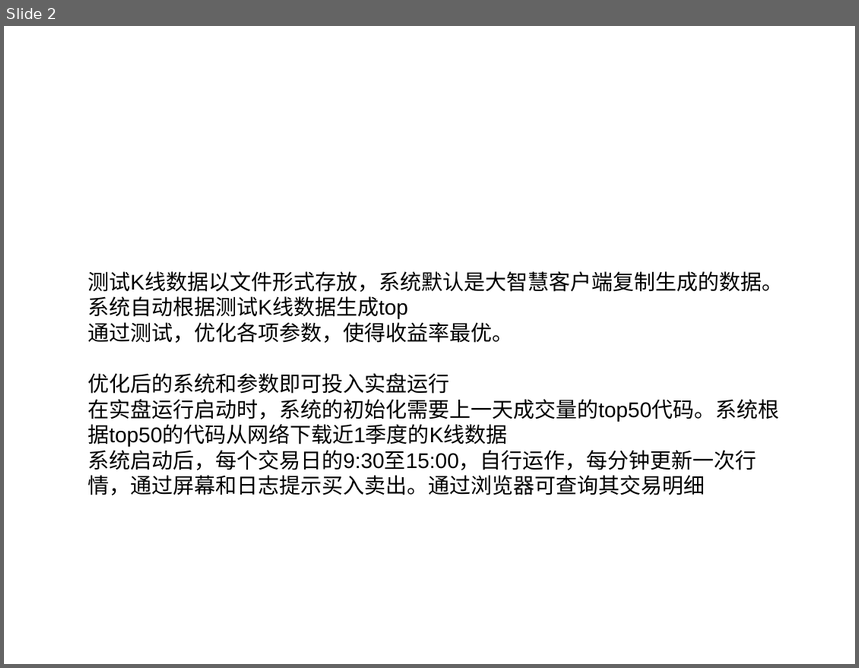
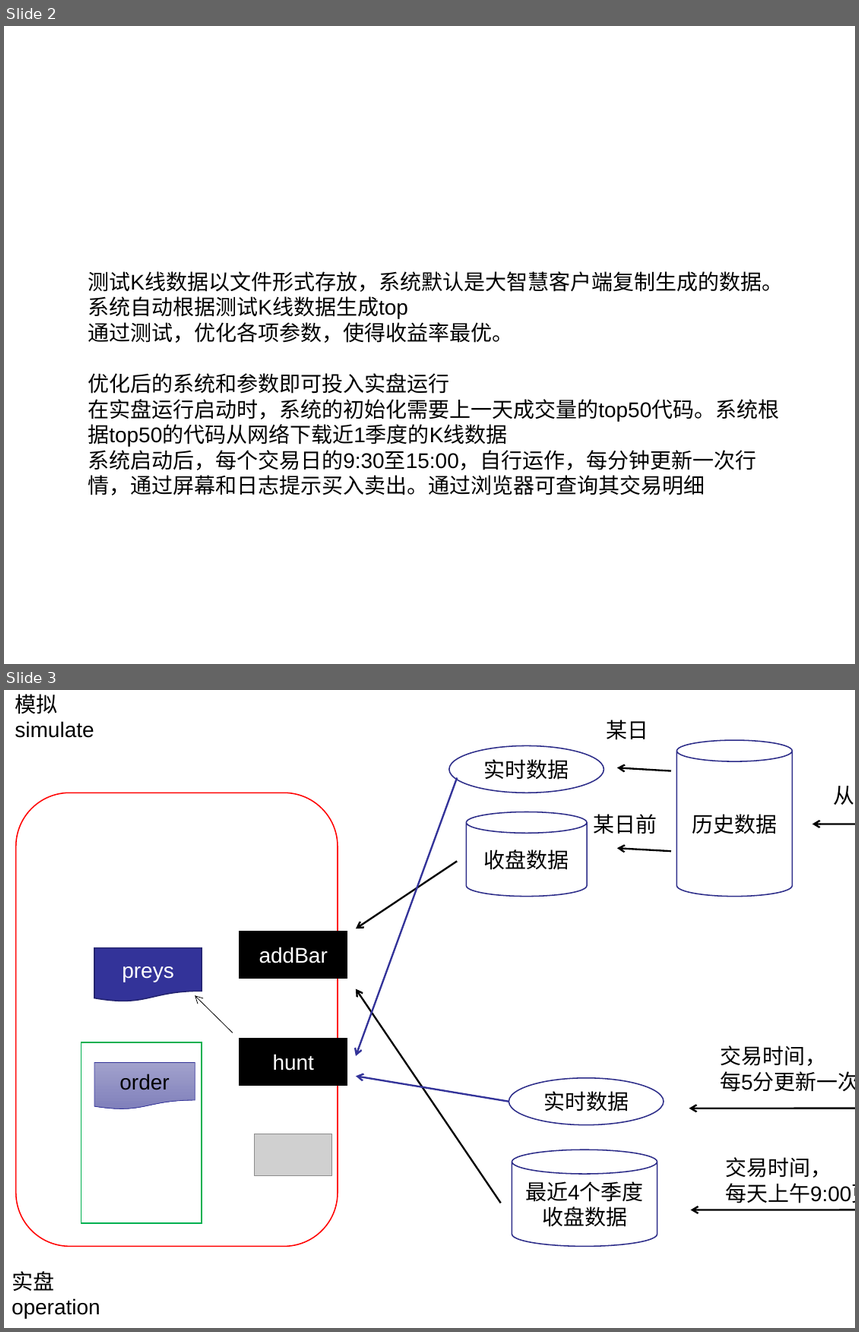
Before and after one commit to dofoyo/turtle, a slide deck: turtle design.ppt. Shown one above the other, each under a label of ours: slide 2 before the commit, slides 2 and 3 after it. The pictures are 859x668 and 859x1332 pixels, drawn with LibreOffice and Linux fonts; fonts in the diff are those of the drawing; grey boxes stand for pictures. Boxes give left, top, right and bottom in pixels: in the first picture for what was removed or moved away, otherwise in the second. Text is boxed around its words. In the diff, an @@ line names an element or a change of style, - is before the commit and + after.

```diff
--- a/turtle design.ppt
+++ b/turtle design.ppt
@@ slide 3 added at bbox=[4, 690, 855, 1328], background #FFFFFF @@
@@ text added at bbox=[15, 694, 94, 738], 18 pt, text #000000 @@
+模拟
+simulate
@@ text added at bbox=[607, 720, 649, 740], 18 pt, text #000000 @@
+某日
@@ ellipse added at bbox=[449, 746, 604, 793], fill #FFFFFF, outline #2D2D89 0.99 pt, 18 pt, text #000000 @@
+实时数据
@@ cylinder added at bbox=[677, 740, 793, 897], fill #FFFFFF, outline #2D2D89 0.99 pt, 18 pt, text #000000 @@
+历史数据
@@ arrow added from (457, 777) to (356, 1056), #333399 1.5 pt @@
@@ arrow added from (671, 771) to (617, 768), #000000 1.5 pt @@
@@ freeform shape added at bbox=[16, 793, 338, 1246], outline #FF0000 0.99 pt @@
@@ text added at bbox=[833, 786, 855, 805], 18 pt, text #000000 @@
+从大智慧软件导出
@@ cylinder added at bbox=[466, 812, 587, 896], fill #FFFFFF, outline #2D2D89 0.99 pt, 18 pt, text #000000 @@
+收盘数据
@@ text added at bbox=[593, 814, 657, 834], 18 pt, text #000000 @@
+某日前
@@ arrow added from (855, 824) to (813, 825), #000000 1.5 pt @@
@@ arrow added from (671, 851) to (617, 848), #000000 1.5 pt @@
@@ arrow added from (457, 861) to (356, 929), #000000 1.5 pt @@
@@ rectangle added at bbox=[240, 932, 347, 979], fill #000000, outline #000000 0.99 pt, 18 pt, text #FFFFFF @@
+addBar
@@ flow chart document added at bbox=[94, 948, 202, 1002], fill #333399, outline #23236F 0.99 pt, 18 pt, text #FFFFFF @@
+preys
@@ arrow added from (233, 1033) to (195, 996), #000000 0.51 pt @@
@@ arrow added from (501, 1203) to (356, 989), #000000 1.5 pt @@
@@ rectangle added at bbox=[81, 1043, 202, 1224], outline #00B050 0.99 pt @@
@@ rectangle added at bbox=[240, 1038, 347, 1085], fill #000000, outline #000000 0.99 pt, 18 pt, text #FFFFFF @@
+hunt
@@ text added at bbox=[720, 1046, 855, 1092], 18 pt, text #000000 @@
+交易时间，
+每5分更新一次
@@ flow chart document added at bbox=[94, 1063, 195, 1110], fill gradient #A1A1CC to #8080BB, outline #333399 0.51 pt, 18 pt, text #000000 @@
+order
@@ arrow added from (509, 1102) to (356, 1076), #333399 1.5 pt @@
@@ ellipse added at bbox=[509, 1078, 664, 1125], fill #FFFFFF, outline #2D2D89 0.99 pt, 18 pt, text #000000 @@
+实时数据
@@ arrow added from (855, 1109) to (690, 1109), #000000 1.5 pt @@
@@ picture added at bbox=[254, 1135, 332, 1177] @@
@@ cylinder added at bbox=[512, 1150, 658, 1246], fill #FFFFFF, outline #2D2D89 0.99 pt, 18 pt, text #000000 @@
+最近4个季度
+收盘数据
@@ text added at bbox=[725, 1157, 855, 1204], 18 pt, text #000000 @@
+交易时间，
+每天上午9:00更新一次
@@ arrow added from (855, 1210) to (691, 1210), #000000 1.5 pt @@
@@ text added at bbox=[12, 1271, 101, 1319], 18 pt, text #000000 @@
+实盘operation
```
Also in this commit, not shown: 36 other files.
